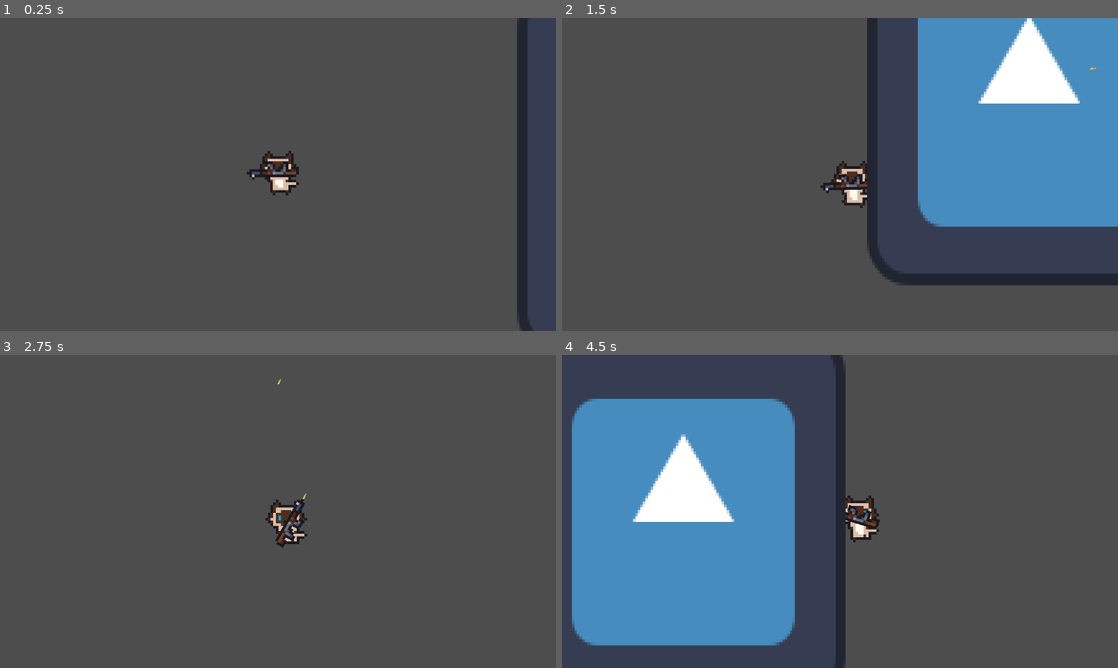
Above: before the commit, frames 1-4 (two rows, left to right).
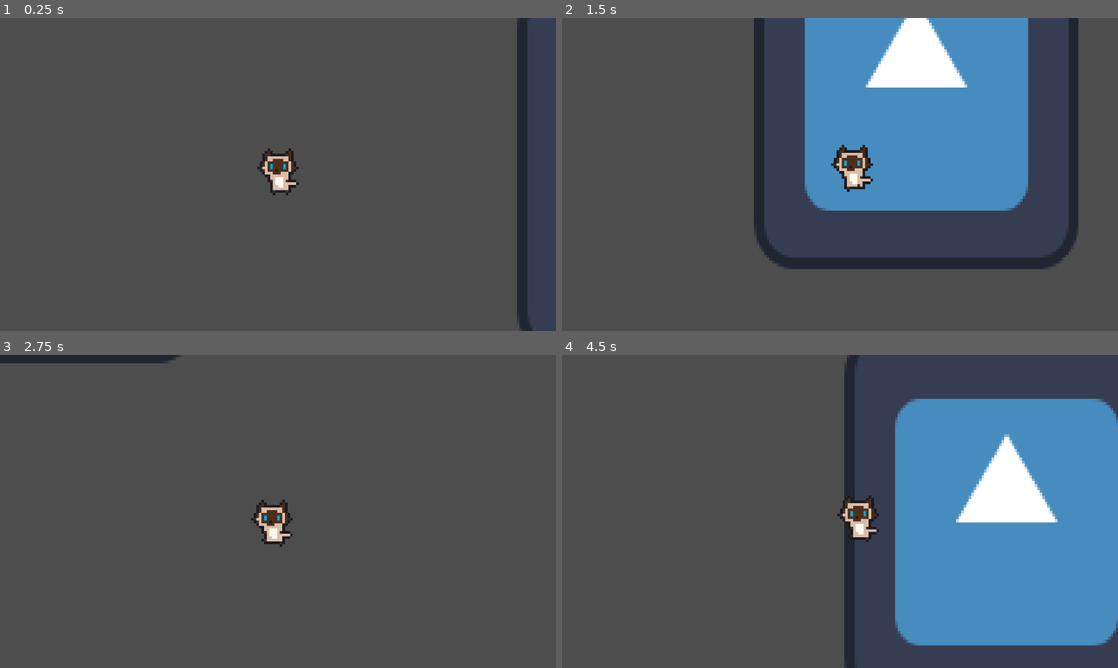
Above: after the commit, the same moments.

Repository: Nimajjj/APAWCALYPSE
Game: Godot game, scene res://scenes/game/game.tscn
Two runs of this game, one before a commit and one after it. Both use one fixed random seed, a clock stepped at 60 frames per second and the inputs below. The engine's default icon, where the game draws it, is replaced by a stand-in: a white triangle on a blue panel in a dark square.
Inputs (mouse positions are in pixels of both pictures, inside the frame that each line leads up to):
- Up to frame 1 (0.25 s): no input
- Up to frame 2 (1.5 s): tap Enter (key_cr) at 0.5 s; move the mouse to (962, 158) at 0.52 s; press the mouse at (962, 158) at 0.53 s; hold D (move_right) 0.53-1.28 s; tap E (interact) at 0.6 s; move the mouse to (728, 190) at 1.27 s; release the mouse at (728, 190) at 1.28 s; hold S (move_down) from 1.28 s (still down); click (728, 190) at 1.35 s
- Up to frame 3 (2.75 s): tap E (interact) at 1.55, 2.1 s; move the mouse to (333, 442) at 2.02 s; release S (move_down) at 2.03 s; press the mouse at (333, 442) at 2.03 s; hold D (move_right) from 2.03 s (still down)
- Up to frame 4 (4.5 s): move the mouse to (812, 574) at 2.77 s; release D (move_right) at 2.78 s; release the mouse at (812, 574) at 2.78 s; hold W (move_up) 2.78-3.53 s; tap Enter (key_cr) at 2.85 s; tap E (interact) at 3.05, 4.35 s; move the mouse to (1006, 558) at 3.52 s; press the mouse at (1006, 558) at 3.53 s; hold A (move_left) from 3.53 s (still down); move the mouse to (673, 464) at 4.27 s; release the mouse at (673, 464) at 4.28 s

The runs differ from the first frame. In frame 1, 0.4% of the frame differs, in the area x 44-54%, y 41-52%; in frame 2, 32%; in frame 3, 1.8%; in frame 4, 66%, in the area x 1-100%, y 0-100%.

Commit message:
refactor(player): Switch design pattern to fabric + interface.

Diff:
--- a/project.godot
+++ b/project.godot
@@ -63,6 +63,10 @@
 "events": [Object(InputEventKey,"resource_local_to_scene":false,"resource_name":"","device":-1,"window_id":0,"alt_press …(182 unchanged characters)…
 ]
 }
+reload={
+"deadzone": 0.5,
+"events": []
+}
 
 [rendering]
 
--- a/scenes/game/game.tscn
+++ b/scenes/game/game.tscn
@@ -1,7 +1,7 @@
 [gd_scene load_steps=5 format=3 uid="uid://ddbld7l6ym7qj"]
 
 [ext_resource type="Script" path="res://scripts/game/game.gd" id="1_i6dkd"]
-[ext_resource type="PackedScene" uid="uid://7vehn306bqp1" path="res://scenes/player/i_player.tscn" id="2_8q5ce"]
+[ext_resource type="PackedScene" uid="uid://cde0l3nccdl6y" path="res://scenes/player/fabric_player.tscn" id="3_5lw4k"]
 [ext_resource type="Texture2D" uid="uid://c23frqu1jeku" path="res://assets/sprites/icon.svg" id="3_24v1u"]
 
 [sub_resource type="RectangleShape2D" id="RectangleShape2D_y3r4x"]
@@ -12,8 +12,6 @@
 
 [node name="GameTimer" type="Timer" parent="."]
 wait_time = 0.1
-
-[node name="IPlayer" parent="." instance=ExtResource("2_8q5ce")]
 
 [node name="Icon" type="Sprite2D" parent="."]
 position = Vector2(154, -2)
@@ -28,4 +26,6 @@
 position = Vector2(154.5, -3)
 shape = SubResource("RectangleShape2D_y3r4x")
 
+[node name="FabricPlayer" parent="." instance=ExtResource("3_5lw4k")]
+
 [connection signal="timeout" from="GameTimer" to="." method="_on_game_timer_timeout"]
--- /dev/null
+++ b/scenes/player/candy.tscn
@@ -0,0 +1,82 @@
+[gd_scene load_steps=9 format=3 uid="uid://df2pvkhh7d5i8"]
+
+[ext_resource type="PackedScene" uid="uid://7vehn306bqp1" path="res://scenes/player/i_player.tscn" id="1_si3mp"]
+[ext_resource type="Script" path="res://scripts/player/candy.gd" id="2_kx331"]
+[ext_resource type="Texture2D" uid="uid://cru7lgeg18wv2" path="res://assets/sprites/siamese.png" id="3_qc45q"]
+
+[sub_resource type="AtlasTexture" id="AtlasTexture_avwjt"]
+atlas = ExtResource("3_qc45q")
+region = Rect2(32, 0, 32, 32)
+
+[sub_resource type="Animation" id="Animation_cxihw"]
+resource_name = "IDLE"
+length = 0.4
+loop_mode = 1
+tracks/0/type = "value"
+tracks/0/imported = false
+tracks/0/enabled = true
+tracks/0/path = NodePath("Sprite2D:texture:region")
+tracks/0/interp = 0
+tracks/0/loop_wrap = true
+tracks/0/keys = {
+"times": PackedFloat32Array(0, 0.2),
+"transitions": PackedFloat32Array(1, 1),
+"update": 0,
+"values": [Rect2(0, 0, 32, 32), Rect2(32, 0, 32, 32)]
+}
+
+[sub_resource type="Animation" id="Animation_5kw3i"]
+length = 0.001
+tracks/0/type = "value"
+tracks/0/imported = false
+tracks/0/enabled = true
+tracks/0/path = NodePath("Sprite2D:texture:region")
+tracks/0/interp = 1
+tracks/0/loop_wrap = true
+tracks/0/keys = {
+"times": PackedFloat32Array(0),
+"transitions": PackedFloat32Array(1),
+"update": 0,
+"values": [Rect2(32, 0, 32, 32)]
+}
+
+[sub_resource type="Animation" id="Animation_c3kml"]
+resource_name = "WALK"
+length = 0.4
+loop_mode = 1
+tracks/0/type = "value"
+tracks/0/imported = false
+tracks/0/enabled = true
+tracks/0/path = NodePath("Sprite2D:texture:region")
+tracks/0/interp = 0
+tracks/0/loop_wrap = true
+tracks/0/keys = {
+"times": PackedFloat32Array(0, 0.2),
+"transitions": PackedFloat32Array(1, 1),
+"update": 0,
+"values": [Rect2(0, 32, 32, 32), Rect2(32, 32, 32, 32)]
+}
+
+[sub_resource type="AnimationLibrary" id="AnimationLibrary_7si87"]
+_data = {
+"IDLE": SubResource("Animation_cxihw"),
+"RESET": SubResource("Animation_5kw3i"),
+"WALK": SubResource("Animation_c3kml")
+}
+
+[node name="Candy" instance=ExtResource("1_si3mp")]
+script = ExtResource("2_kx331")
+speed = 200.0
+acceleration = 0.3
+friction = 0.1
+
+[node name="Sprite2D" parent="." index="1"]
+texture = SubResource("AtlasTexture_avwjt")
+
+[node name="AnimationPlayer" parent="." index="3"]
+autoplay = "IDLE"
+libraries = {
+"": SubResource("AnimationLibrary_7si87")
+}
+
+[connection signal="timeout" from="DownTimer" to="." method="_on_down_timer_timeout"]
--- a/scenes/player/i_player.tscn
+++ b/scenes/player/i_player.tscn
@@ -1,6 +1,15 @@
-[gd_scene load_steps=2 format=3 uid="uid://7vehn306bqp1"]
+[gd_scene format=3 uid="uid://7vehn306bqp1"]
 
-[ext_resource type="Script" path="res://scripts/player/i_player.gd" id="1_j1nd2"]
+[node name="IPlayer" type="CharacterBody2D"]
 
-[node name="IPlayer" type="Node2D"]
-script = ExtResource("1_j1nd2")
+[node name="Hitbox" type="CollisionShape2D" parent="."]
+
+[node name="Sprite2D" type="Sprite2D" parent="."]
+
+[node name="Camera2D" type="Camera2D" parent="."]
+zoom = Vector2(6, 6)
+
+[node name="AnimationPlayer" type="AnimationPlayer" parent="."]
+
+[node name="DownTimer" type="Timer" parent="."]
+one_shot = true
--- a/scenes/player/player.tscn
+++ /dev/null
@@ -1,102 +0,0 @@
-[gd_scene load_steps=10 format=3 uid="uid://c75jopc3c5nxb"]
-
-[ext_resource type="Script" path="res://scripts/player/player.gd" id="1_ils3a"]
-[ext_resource type="Texture2D" uid="uid://cru7lgeg18wv2" path="res://assets/sprites/siamese.png" id="2_5m8yx"]
-[ext_resource type="PackedScene" uid="uid://xwx3x8648qem" path="res://scenes/weapon/i_weapon.tscn" id="3_oxq5h"]
-
-[sub_resource type="AtlasTexture" id="AtlasTexture_yngc7"]
-atlas = ExtResource("2_5m8yx")
-region = Rect2(32, 0, 32, 32)
-
-[sub_resource type="Animation" id="Animation_w0201"]
-resource_name = "IDLE"
-length = 0.8
-loop_mode = 1
-tracks/0/type = "value"
-tracks/0/imported = false
-tracks/0/enabled = true
-tracks/0/path = NodePath(".:texture:region")
-tracks/0/interp = 0
-tracks/0/loop_wrap = true
-tracks/0/keys = {
-"times": PackedFloat32Array(0, 0.4),
-"transitions": PackedFloat32Array(1, 1),
-"update": 0,
-"values": [Rect2(0, 0, 32, 32), Rect2(32, 0, 32, 32)]
-}
-
-[sub_resource type="Animation" id="Animation_rrd88"]
-length = 0.001
-tracks/0/type = "value"
-tracks/0/imported = false
-tracks/0/enabled = true
-tracks/0/path = NodePath(".:texture:region")
-tracks/0/interp = 1
-tracks/0/loop_wrap = true
-tracks/0/keys = {
-"times": PackedFloat32Array(0),
-"transitions": PackedFloat32Array(1),
-"update": 0,
-"values": [Rect2(32, 0, 32, 32)]
-}
-
-[sub_resource type="Animation" id="Animation_t17yg"]
-resource_name = "WALK"
-length = 0.8
-loop_mode = 1
-tracks/0/type = "value"
-tracks/0/imported = false
-tracks/0/enabled = true
-tracks/0/path = NodePath(".:texture:region")
-tracks/0/interp = 0
-tracks/0/loop_wrap = true
-tracks/0/keys = {
-"times": PackedFloat32Array(0, 0.4),
-"transitions": PackedFloat32Array(1, 1),
-"update": 0,
-"values": [Rect2(0, 32, 32, 32), Rect2(32, 32, 32, 32)]
-}
-
-[sub_resource type="AnimationLibrary" id="AnimationLibrary_lgsjc"]
-_data = {
-"IDLE": SubResource("Animation_w0201"),
-"RESET": SubResource("Animation_rrd88"),
-"WALK": SubResource("Animation_t17yg")
-}
-
-[sub_resource type="CapsuleShape2D" id="CapsuleShape2D_wwbg2"]
-radius = 2.0
-height = 10.0
-
-[node name="Player" type="CharacterBody2D" groups=["player"]]
-script = ExtResource("1_ils3a")
-
-[node name="Sprites" type="Node2D" parent="."]
-
-[node name="Head" type="Sprite2D" parent="Sprites"]
-
-[node name="Body" type="Sprite2D" parent="Sprites"]
-texture_filter = 1
-texture = SubResource("AtlasTexture_yngc7")
-
-[node name="Arms" type="Sprite2D" parent="Sprites"]
-
-[node name="Camera" type="Camera2D" parent="."]
-zoom = Vector2(6, 6)
-position_smoothing_enabled = true
-position_smoothing_speed = 25.0
-
-[node name="AnimationPlayer" type="AnimationPlayer" parent="."]
-root_node = NodePath("../Sprites/Body")
-autoplay = "IDLE"
-libraries = {
-"": SubResource("AnimationLibrary_lgsjc")
-}
-
-[node name="HitBox" type="CollisionShape2D" parent="."]
-position = Vector2(1, 6)
-rotation = 1.5708
-shape = SubResource("CapsuleShape2D_wwbg2")
-debug_color = Color(0.92549, 0.239216, 0.333333, 0.419608)
-
-[node name="IWeapon" parent="." instance=ExtResource("3_oxq5h")]
--- /dev/null
+++ b/scenes/weapon/fabric_weapon.tscn
@@ -0,0 +1,19 @@
+[gd_scene load_steps=2 format=3 uid="uid://70xqbxdi183x"]
+
+[sub_resource type="GDScript" id="GDScript_p4475"]
+script/source = "extends Node2D
+
+var weapon: Array[IWeapon] = []
+
+var weapon_scene: PackedScene = preload(\"res://scenes/weapon/weapon.tscn\");
+
+
+func create_weapon(weapon_name: String) -> Weapon:
+	var weapon: Weapon = weapon_scene.instantiate()
+	weapon.name = weapon_name
+	add_child(weapon)
+	return weapon;
+"
+
+[node name="FabricWeapon" type="Node2D"]
+script = SubResource("GDScript_p4475")
--- a/scripts/game/game.gd
+++ b/scripts/game/game.gd
@@ -1,21 +1,11 @@
 extends Node2D
-
-var player_1: CharacterBody2D = null
-var player_2: CharacterBody2D = null
-var player_3: CharacterBody2D = null
-var player_4: CharacterBody2D = null
-
-var weapon_1: Weapon = null
-var weapon_2: Weapon = null
-var weapon_3: Weapon = null
-var weapon_4: Weapon = null
 
 var score: int = 0
 var wave: int = 0
 var time: float = 0.0
 
 @onready var GameTimer: Timer = $GameTimer
-@onready var IPlayer: IPlayer = $IPlayer
+@onready var FabricPlayer: Node2D = $FabricPlayer
 
 
 func _ready():
@@ -23,17 +13,11 @@
 
 
 func start_game() -> void:
-	player_1 = IPlayer.create_player(1)
-	weapon_1 = player_1.IWeapon.create_weapon("ak47")
+	FabricPlayer.create_player()
 	GameTimer.start()
 
 
 func end_game() -> void:
-	player_1.queue_free()
-	player_2.queue_free()
-	player_3.queue_free()
-	player_4.queue_free()
-
 	wave = 0
 	time = 0.0
 	score = 0
--- /dev/null
+++ b/scripts/player/candy.gd
@@ -0,0 +1,5 @@
+extends IPlayer
+
+
+func _on_down_timer_timeout():
+	state = PC_State.DEAD
--- a/scripts/player/fabric_player.gd
+++ b/scripts/player/fabric_player.gd
@@ -2,12 +2,12 @@
 
 var players: Array[IPlayer] = []
 
-var player_scene: PackedScene = preload("res://scenes/player/player.tscn");
+var player_scene: PackedScene = preload("res://scenes/player/candy.tscn");
 
 
-func create_player() -> Player:
-	var player: Player = player_scene.instantiate()
+func create_player() -> IPlayer:
+	var player: IPlayer = player_scene.instantiate()
 	players.append(player)
 	player.id = players.size()
-    add_child(player)
+	add_child(player)
 	return player;
--- a/scripts/player/i_player.gd
+++ b/scripts/player/i_player.gd
@@ -1,20 +1,185 @@
 class_name IPlayer
-extends Node2D
+extends CharacterBody2D
 
-var player_scene:PackedScene = preload("res://scenes/player/player.tscn");
+enum PC_State { IDLE, MOVE, INTERACT, DOWN, DEAD }
 
-# Called when the node enters the scene tree for the first time.
-func _ready():
-	pass # Replace with function body.
+@export var id: int = -1
+@export var state: PC_State = PC_State.IDLE
+@export var health: float = 0
+@export var max_health: float = 0
+@export var regeneration: float = 0
+@export var money: int = 0
+@export var speed: float = 0
+@export var acceleration: float = 0
+@export var friction: float = 0
+@export var weapon: IWeapon = null
+@export var aiming_at: Vector2 = Vector2.ZERO
+@export var down_timer: float = 0
+@export var down_time: float = 0
+#@export var active_bonus: Array(IBonus) = []
+@export var interactible_in_range: Array[Interactible] = []
+
+@onready var AnimPlayer = $AnimationPlayer
+@onready var Camera = $Camera2D
+@onready var DownTimer = $DownTimer
+
+var direction = Vector2.ZERO
+var reloading: bool = false
 
 
-# Called every frame. 'delta' is the elapsed time since the previous frame.
-func _process(_delta):
+func _physics_process(delta):
+	var mouse_pos = get_global_mouse_position()
+	Camera.offset.x = (mouse_pos.x - global_position.x) / (1280.0 / 125.0)
+	Camera.offset.y = (mouse_pos.y - global_position.y) / (720.0 / 125.0)
+
+	match state:
+		PC_State.IDLE:
+			_idle_state()
+		PC_State.MOVE:
+			_move_state(delta)
+		PC_State.INTERACT:
+			_interact_state()
+		PC_State.DOWN:
+			_down_state()
+		PC_State.DEAD:
+			_dead_state()
+
+
+func start_shooting() -> void:
 	pass
 
 
-func create_player(id: int) -> Player:
-	var player: Player = player_scene.instantiate()
-	player.id = id
-	add_child(player)
-	return player;
+func stop_shooting() -> void:
+	pass
+
+
+#func take_bonus(bonus: IBonus) -> void:
+#	pass
+
+
+func add_weapon(weapon: IWeapon) -> void:
+	pass
+
+
+func drop_weapon() -> void:
+	weapon = null
+
+
+func _start_reload() -> void:
+	pass
+
+
+func _inputs_directions() -> void:
+	direction = Vector2.ZERO
+	direction.x = Input.get_action_strength("move_right") - Input.get_action_strength("move_left")
+	direction.y = Input.get_action_strength("move_down") - Input.get_action_strength("move_up")
+
+
+func _inputs_shoot() -> void:
+	if Input.is_action_just_pressed("shoot"):
+		start_shooting()
+	if Input.is_action_just_released("shoot"):
+		stop_shooting()
+
+
+func _inputs_reload() -> void:
+	if reloading: return
+
+	if Input.is_action_just_pressed("reload"):
+		_start_reload()
+
+
+func _inputs_interact() -> void:
+	if Input.is_action_just_pressed("interact"):
+		state = PC_State.INTERACT
+		interact()
+
+
+func take_damage(damage: float) -> void:
+	health -= damage
+	if health <= 0:
+		health = 0
+		state = PC_State.DOWN
+		DownTimer.start()
+
+
+
+func heal(heal: float) -> void:
+	health += heal
+	if health > max_health:
+		health = max_health
+
+
+func gain_money(money: int) -> void:
+	self.money += money
+
+
+func add_interactible(obj: Interactible) -> void :
+	interactible_in_range.append(obj)
+
+
+func remove_interactible(obj: Interactible) -> void :
+	for i in interactible_in_range :
+		if i == obj :
+			interactible_in_range.erase(i)
+
+
+func interact() -> void :
+	if len(interactible_in_range) > 0 :
+		interactible_in_range[0].activate(self)
+
+
+func _idle_state() -> void:
+	_inputs_directions()
+	_inputs_shoot()
+	_inputs_reload()
+	_inputs_interact()
+
+	AnimPlayer.play("IDLE")
+	if Input.is_action_just_pressed("shoot"):
+		start_shooting()
+	if Input.is_action_just_released("shoot"):
+		stop_shooting()
+	if Input.is_action_just_pressed("reload"):
+		_start_reload()
+	if Input.is_action_just_pressed("interact"):
+		#IDLE --> INTERACT
+		state = PC_State.INTERACT
+	if direction.length() > 0:
+		#IDLE --> MOVE
+		state = PC_State.MOVE
+
+	velocity = lerp(velocity, Vector2.ZERO, friction)
+	AnimPlayer.play("IDLE")
+
+
+func _move_state(delta: float) -> void:
+	_inputs_directions()
+	_inputs_shoot()
+	_inputs_reload()
+	_inputs_interact()
+
+	#MOVE --> IDLE
+	if direction.length() <= 0:
+		state = PC_State.IDLE
+
+	velocity = lerp(velocity, direction.normalized() * speed, acceleration)
+	print(velocity, direction.normalized() * speed, acceleration)
+	AnimPlayer.play("WALK")
+	move_and_slide()
+
+
+func _interact_state() -> void:
+	#INTERACT --> IDLE
+	if Input.is_action_just_released("interact"):
+		state = PC_State.IDLE
+
+
+func _down_state() -> void:
+	#DOWN --> DEAD
+	if down_timer >= down_time:
+		state = PC_State.DEAD
+
+
+func _dead_state() -> void:
+	pass
--- a/scripts/player/player.gd
+++ /dev/null
@@ -1,111 +0,0 @@
-class_name Player
-extends CharacterBody2D
-
-enum PC_State { IDLE, MOVE, INTERACT, DOWN, DEAD, RELOAD }
-
-var id: int
-var state: PC_State = PC_State.IDLE
-var health: float
-var max_health: float
-var regeneration: float
-var money: int = 2000000
-var speed: float = 200
-var acceleration: float = 0.3
-var friction: float = 0.1
-#var special_consumable: SpecialConsumable
-var weapon: Weapon
-var aiming_at: Vector2
-#var active_bonus: Array(BonusEffect)
-var interactive_in_range: Array[Node2D] = []
-
-@onready var AnimPlayer = $AnimationPlayer
-@onready var IWeapon = $IWeapon
-@onready var Camera = $Camera
-
-
-func _physics_process(_delta):
-	_move()
-
-	if Input.is_action_just_pressed("interact") :
-		interact()
-
-	var mouse_pos = get_global_mouse_position()
-	Camera.offset.x = (mouse_pos.x - global_position.x) / (1280.0 / 125.0)
-	Camera.offset.y = (mouse_pos.y - global_position.y) / (720.0 / 125.0)
-
-
-func start_shooting() -> void:
-	pass
-
-
-func stop_shooting() -> void:
-	pass
-
-
-#func add_bonus(bonus: Bonus) -> void:
-#	active_bonus.append(bonus)
-#
-#
-#func add_special_consumable(consumable: SpecialConsumable) -> void:
-#	special_consumable = consumable
-#
-#
-func set_weapon(new_weapon: Weapon) -> void:
-	weapon = new_weapon
-
-#
-#
-#func drop_weapon() -> void:
-#	weapon = null
-#
-#
-#func _inputs_manager() -> void:
-#	pass
-
-
-func _move() -> void:
-	var direction = Vector2.ZERO;
-
-	direction.x = Input.get_action_strength("move_right") - Input.get_action_strength("move_left");
-	direction.y = Input.get_action_strength("move_down") - Input.get_action_strength("move_up");
-
-	if direction.length() > 0:
-		velocity = lerp(velocity, direction.normalized() * speed, acceleration);
-		AnimPlayer.play("WALK");
-	else:
-		velocity = lerp(velocity, Vector2.ZERO, friction);
-		AnimPlayer.play("IDLE");
-	move_and_slide();
-
-
-func get_state() -> PC_State:
-	return state;
-
-
-func set_state(new_state: PC_State) -> void:
-	state = new_state;
-
-
-#func _on_area_enter_PickupArea(area) -> bool:
-#	pass
-
-
-func take_damage(damage: int) -> void:
-	health -= damage;
-
-
-#func _take_bonus(bonus: BonusEffect) -> void:
-#	active_bonus = bonus;
-
-func add_interactible(obj: Node2D) -> void :
-	interactive_in_range.append(obj)
-
-func remove_interactible(obj: Node2D) -> void :
-	for i in interactive_in_range :
-		if i == obj :
-			interactive_in_range.erase(i)
-
-
-func interact() -> void :
-	if len(interactive_in_range) > 0 :
-		interactive_in_range[0].activate(self)
--- a/scripts/weapon/weapon.gd
+++ b/scripts/weapon/weapon.gd
@@ -9,8 +9,8 @@
 var damage: int
 var weapon_range: int
 var spread: int
-var fire_rate: int = 10
-var actual_rate: int = 10
+var fire_rate: int = 400
+var actual_rate: int = 0
 
 #var bullet_type: Bullet
 
Not shown: 1 places in scenes/player/fabric_player.tscn that only renumber resources
Not shown: 2 places in scenes/weapon/bullet.tscn that only renumber resources
